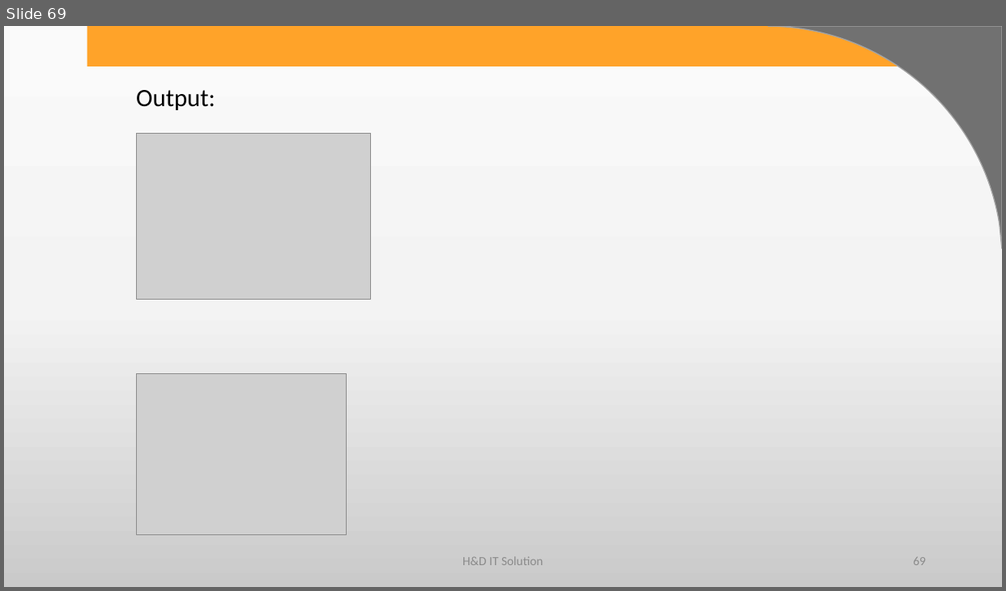
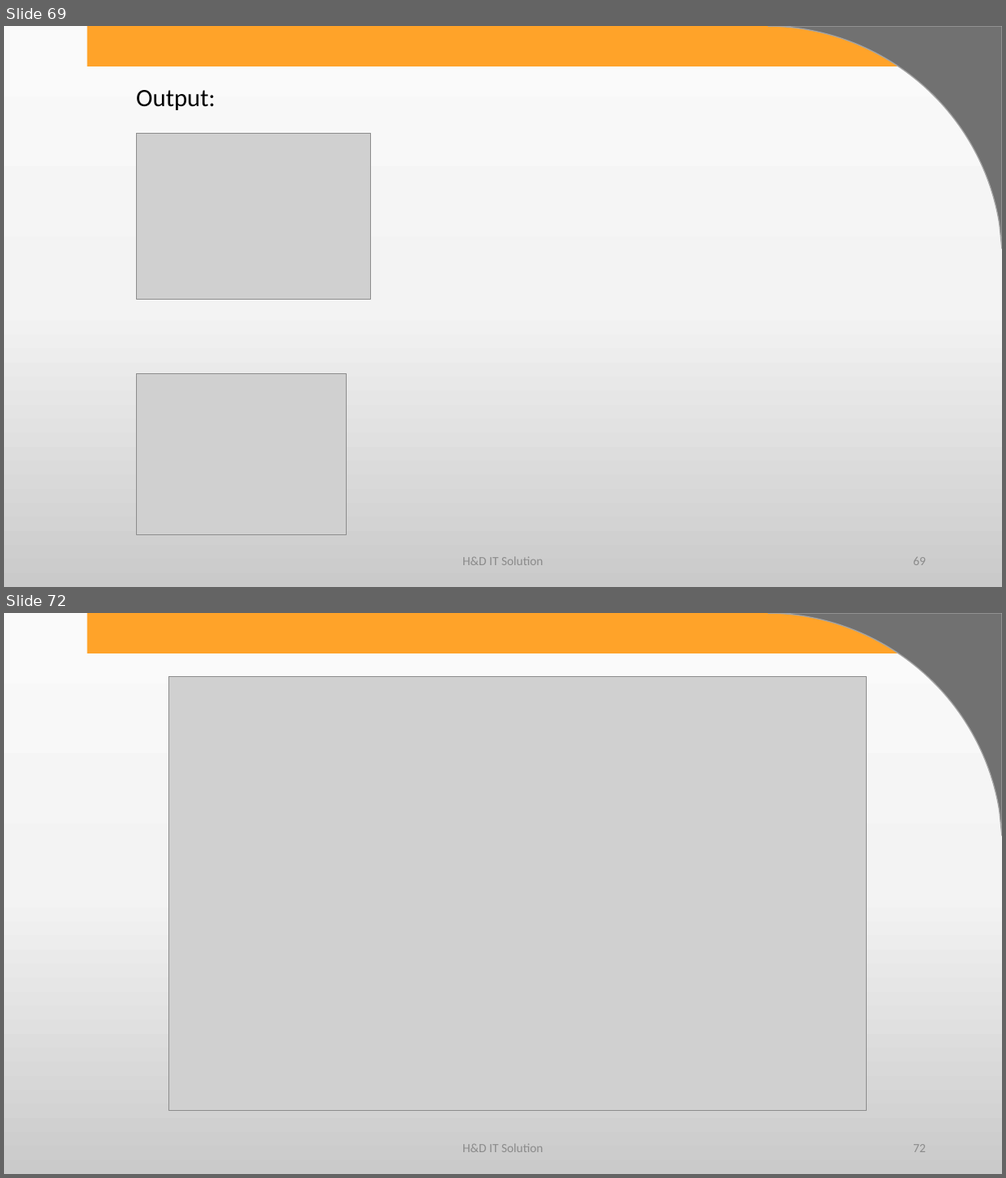
Before and after one commit to harshadasawant/infiniteAngular, a slide deck: ppt/ANGULAR.pptx. Shown one above the other, each under a label of ours: slide 69 before the commit, slides 69 and 72 after it; the slides between them are not shown. The pictures are 1006x591 and 1006x1178 pixels, drawn with LibreOffice and Linux fonts; fonts in the diff are those of the drawing; grey boxes stand for pictures; background and template pictures are left out. Boxes give left, top, right and bottom in pixels: in the first picture for what was removed or moved away, otherwise in the second. Text is boxed around its words. In the diff, an @@ line names an element or a change of style, - is before the commit and + after.

```diff
--- a/ppt/ANGULAR.pptx
+++ b/ppt/ANGULAR.pptx
@@ slide 72 added at [4, 613, 1002, 1174], background gradient #FBFBFB to #F4F4F4 to #CBCBCB; not listed: 2 template elements that a slide beside it also shows @@
@@ picture added at [168, 677, 867, 1110] @@
@@ text added at [462, 1144, 543, 1152], 12 pt, text #8C8C8C @@
+H&D IT Solution
@@ page number added at [913, 1144, 926, 1152], 12 pt, text #8C8C8C @@
+72
```
Also in this commit, not shown: 37 other slides added, 6 other files.
